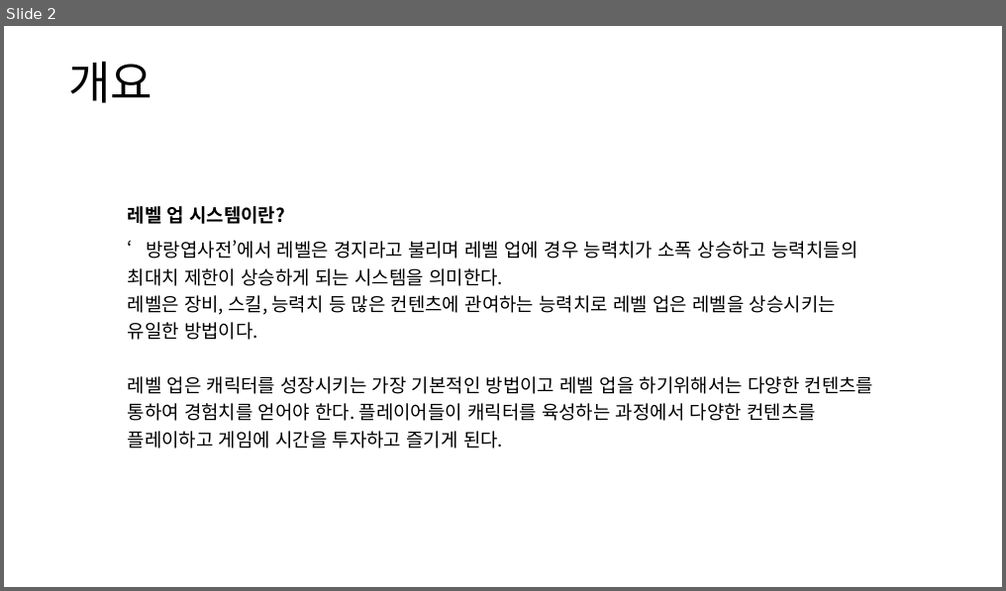
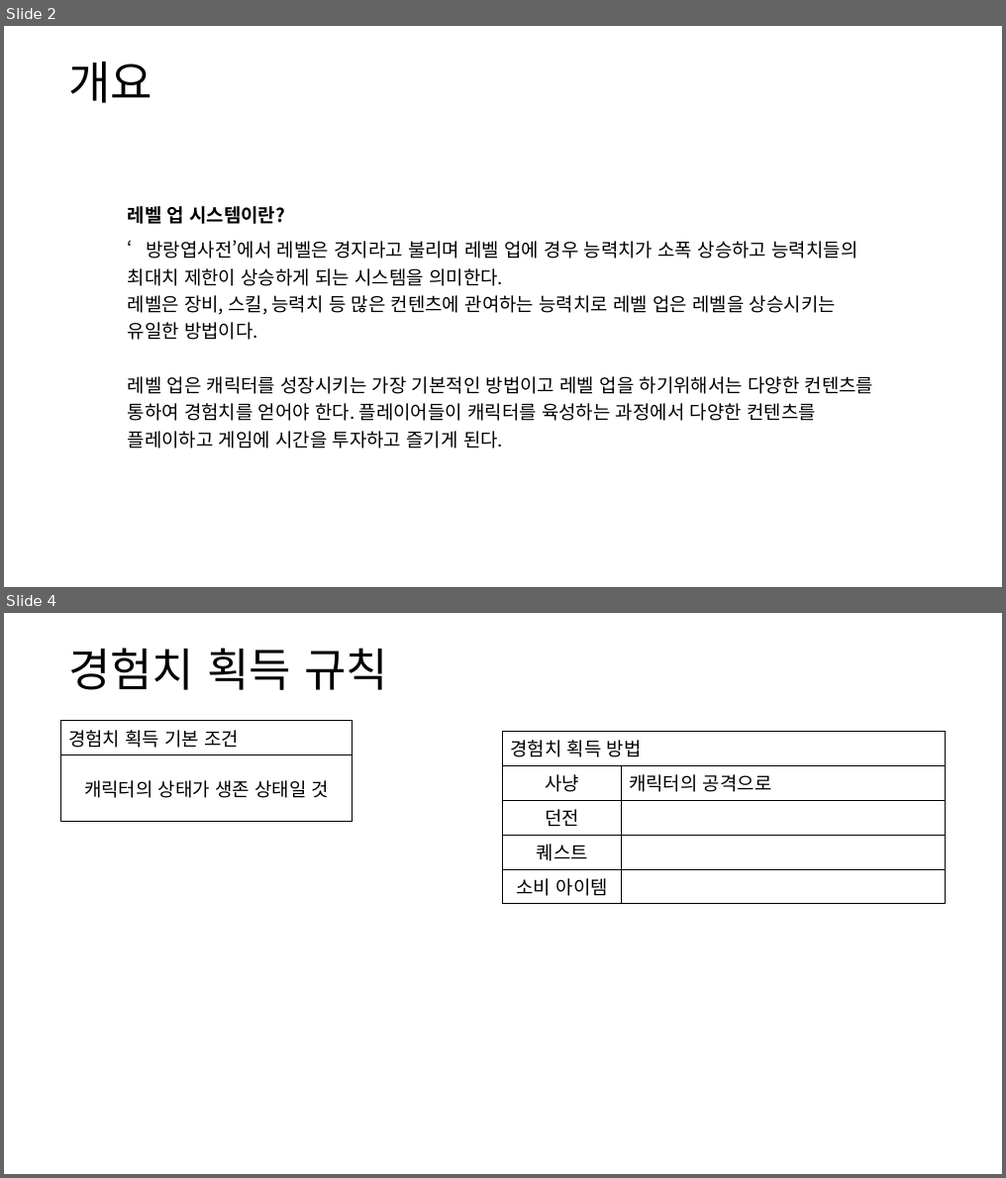
Before and after one commit to yjk0401/unityenginebasic_9th, a slide deck: 기획/레벨업 시스템 기획서.pptx. Shown one above the other, each under a label of ours: slide 2 before the commit, slides 2 and 4 after it; the slides between them are not shown. The pictures are 1006x591 and 1006x1178 pixels, drawn with LibreOffice and Linux fonts; fonts in the diff are those of the drawing. Boxes give left, top, right and bottom in pixels: in the first picture for what was removed or moved away, otherwise in the second. Text is boxed around its words. In the diff, an @@ line names an element or a change of style, - is before the commit and + after.

```diff
--- a/기획/레벨업 시스템 기획서.pptx
+++ b/기획/레벨업 시스템 기획서.pptx
@@ slide 4 added at [4,613,1002,1174], background #FFFFFF @@
@@ text added at [68,648,388,690], 44 pt, text #000000 @@
+경험치 획득 규칙
@@ table added at [60,720,352,817], 2 rows, 1 columns @@
+경험치 획득 기본 조건
+캐릭터의 상태가 생존 상태일 것
@@ table added at [503,731,944,900], 5 rows, 2 columns @@
+경험치 획득 방법 | 
+사냥 | 캐릭터의 공격으로
+던전 | 
+퀘스트 | 
+소비 아이템 | 
```
Also in this commit, not shown: 2 slides changed, 1 other slide added, 1 slide removed.
